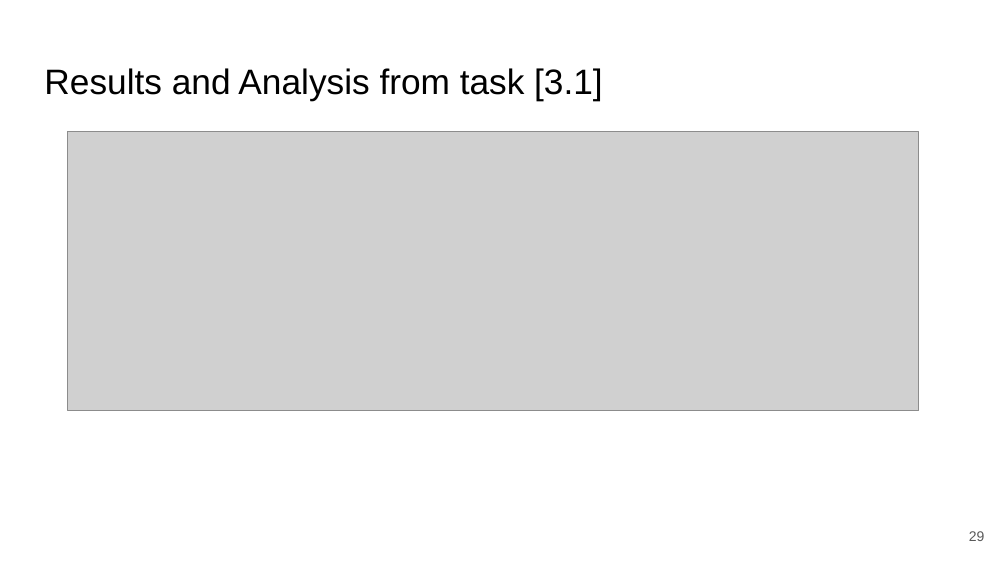
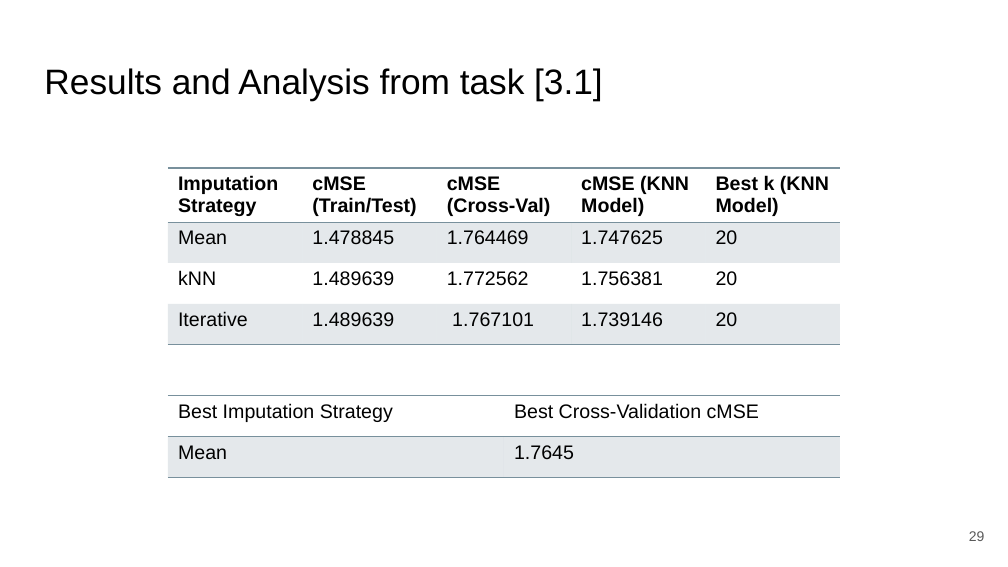
Before and after one commit to zepedrocosta/AA-Projeto2, a slide deck: slide 29 of Slides.pptx. Drawn at 1008x567 pixels with LibreOffice and Linux fonts; fonts in the diff are those of the drawing; grey boxes stand for pictures. Boxes give left, top, right and bottom in pixels: in the first picture for what was removed or moved away, otherwise in the second. Text is boxed around its words. In the diff, an @@ line names an element or a change of style, - is before the commit and + after.

```diff
--- a/Slides.pptx
+++ b/Slides.pptx
@@ picture removed at box(68, 132, 918, 411) @@
@@ table added at box(168, 168, 839, 348), 4 rows, 5 columns @@
+Imputation Strategy | cMSE (Train/Test) | cMSE (Cross-Val) | cMSE (KNN Model) | Best k (KNN Model)
+Mean | 1.478845 | 1.764469 | 1.747625 | 20
+kNN | 1.489639 | 1.772562 | 1.756381 | 20
+Iterative | 1.489639 | 1.767101 | 1.739146 | 20
@@ table added at box(168, 395, 840, 477), 2 rows, 2 columns @@
+Best Imputation Strategy | Best Cross-Validation cMSE
+Mean | 1.7645
```
Also in this commit, not shown: 5 other slides changed, 12 slides added, 3 other files.
